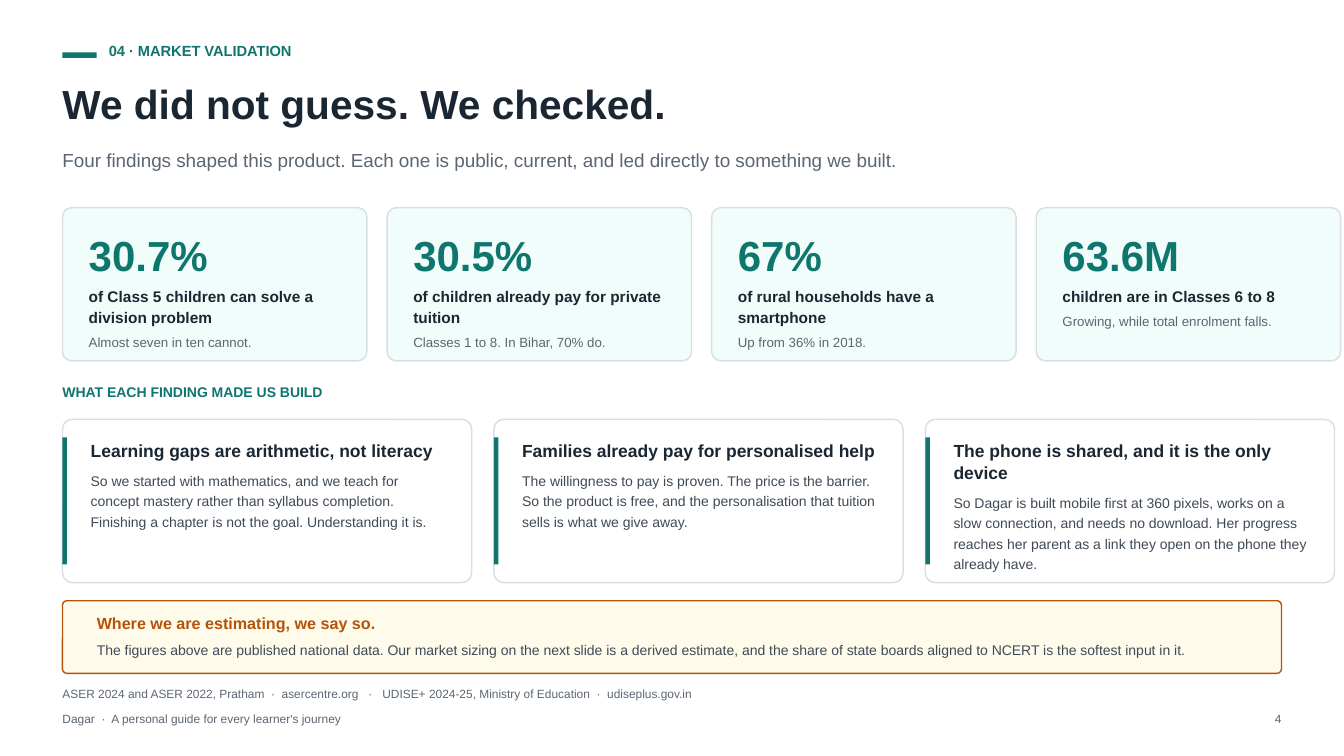
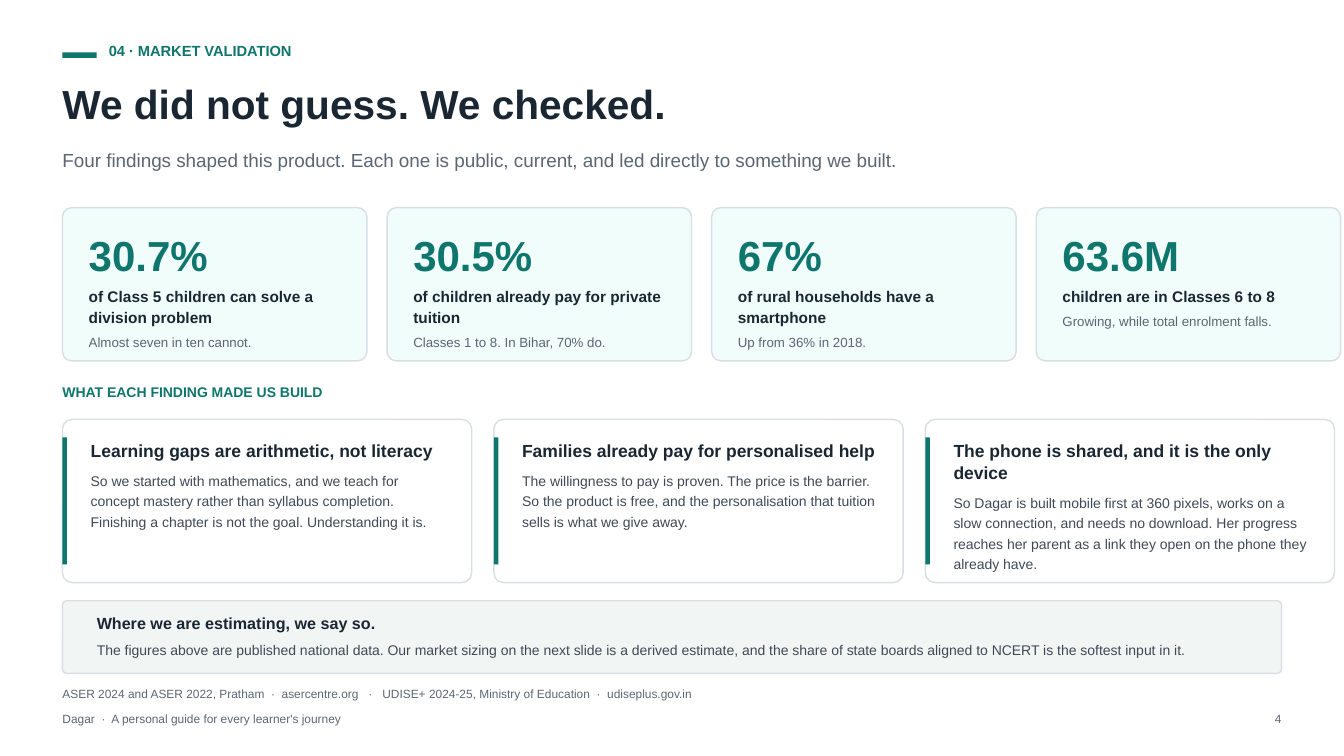
Before and after one commit to ap9650/dagar, a slide deck: slide 4 of docs/deck/Dagar-Pitch-Deck.pptx. Drawn at 1344x756 pixels with LibreOffice and Linux fonts; fonts in the diff are those of the drawing. Boxes give left, top, right and bottom in pixels: in the first picture for what was removed or moved away, otherwise in the second. Text is boxed around its words. In the diff, an @@ line names an element or a change of style, - is before the commit and + after.

```diff
--- a/docs/deck/Dagar-Pitch-Deck.pptx
+++ b/docs/deck/Dagar-Pitch-Deck.pptx
@@ rounded rectangle at box(63, 601, 1281, 674): fill #FFFBEB to #F1F5F4; outline #B45309 1 pt to #D8DEE4 1 pt @@
@@ text at box(97, 617, 375, 633): text colour #B45309 to #1A2733 in "Where we are estimating, we say so." @@
```
Also in this commit, not shown: 3 other slides changed, 2 other files.
